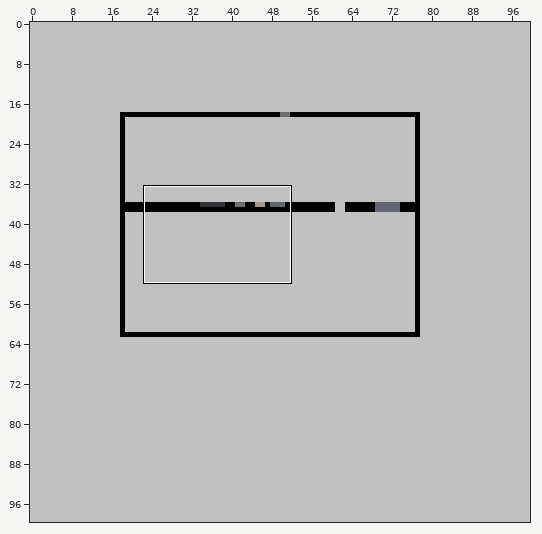
A Tiled map (JSON) gets an edit: assets/tilemaps/level.json. Above, an overview of the earlier version with the close-up marked.
Close-up. Before:
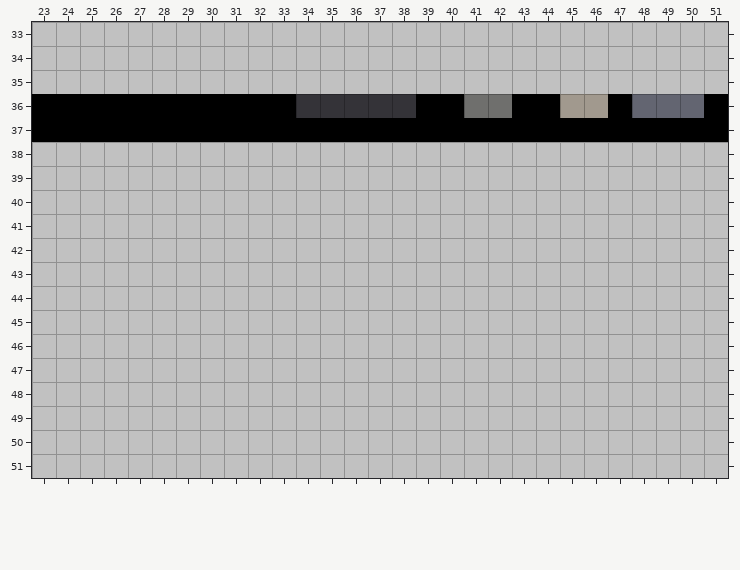
Cells are 32x32 px. Shown: x 23..51, y 33..51. The commit also changed other parts of the map, which this record leaves out. The old version is drawn lined up with the new one.
New version:
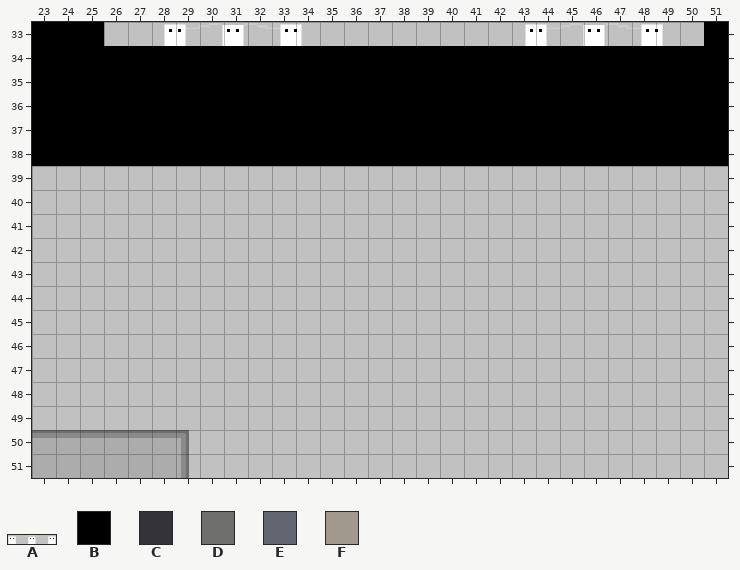
Key: from "jumper": A 0; from "tileset01": B 0, C 1, D 2, E 3, F 4.
_ is an empty cell.
Objects are placed by their top-left corner, in cells (3,4 is the top-left corner of cell 3,4); size is 1x1 cell unless given.
What changed:
map size 60x45 -> 100x100 cells (old content now starts at 18,18; both pictures use the new coordinates)
layer "Imagenes_fondo" added
Layer "layer01":
y 33: x 23..25 ___ -> BBB; x 51 _ -> B
y 34..35: x 23..51 _____________________________ -> BBBBBBBBBBBBBBBBBBBBBBBBBBBBB
y 36: x 34..38 CCCCC -> BBBBB; x 41..42 DD -> BB; x 45..46 FF -> BB; x 48..50 EEE -> BBB
y 38: x 23..51 _____________________________ -> BBBBBBBBBBBBBBBBBBBBBBBBBBBBB
Layer "Enemies" (added):
added: A at 28.5,32.9 size 5.8x1.1
added: A at 43.5,32.9 size 5.8x1.1
